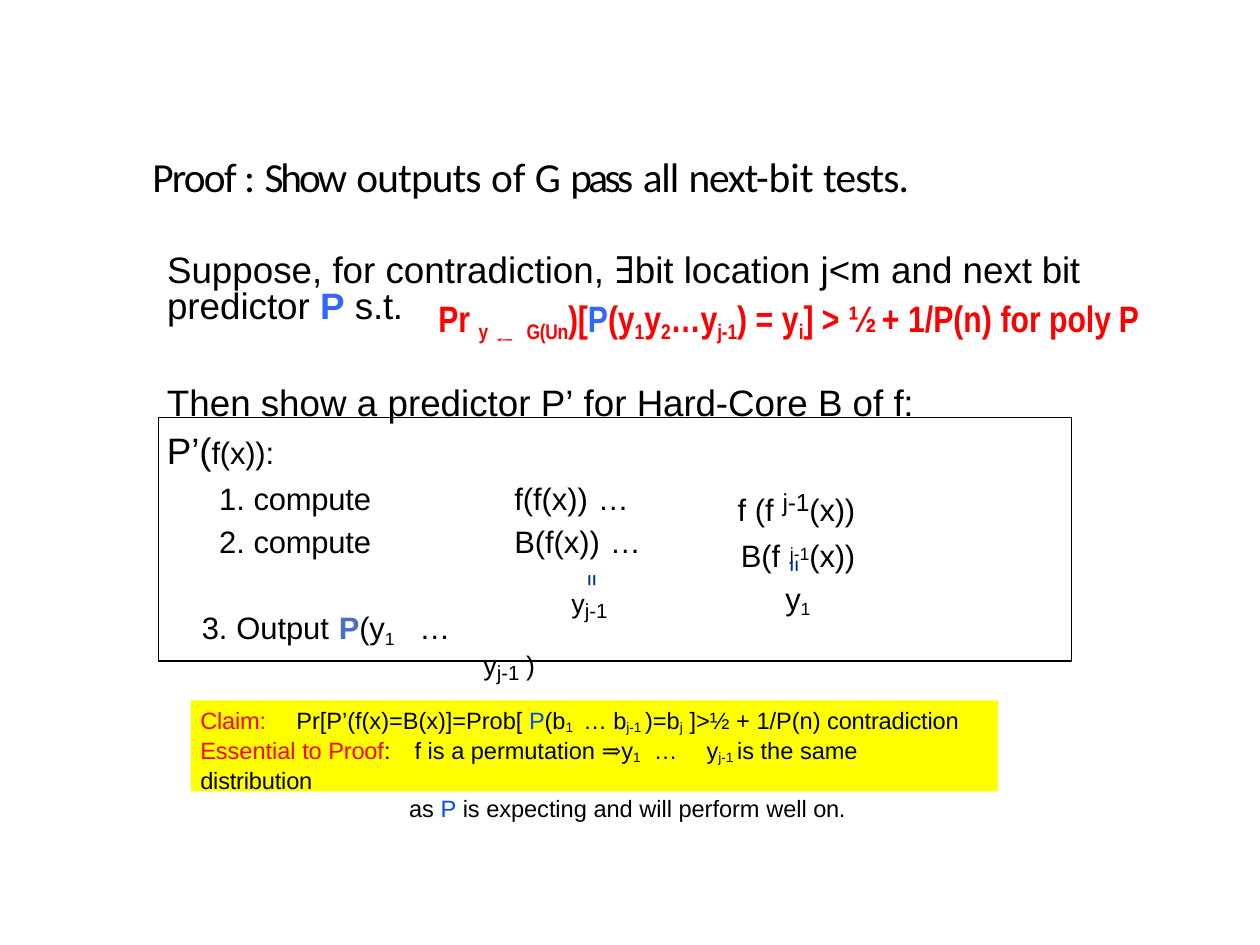
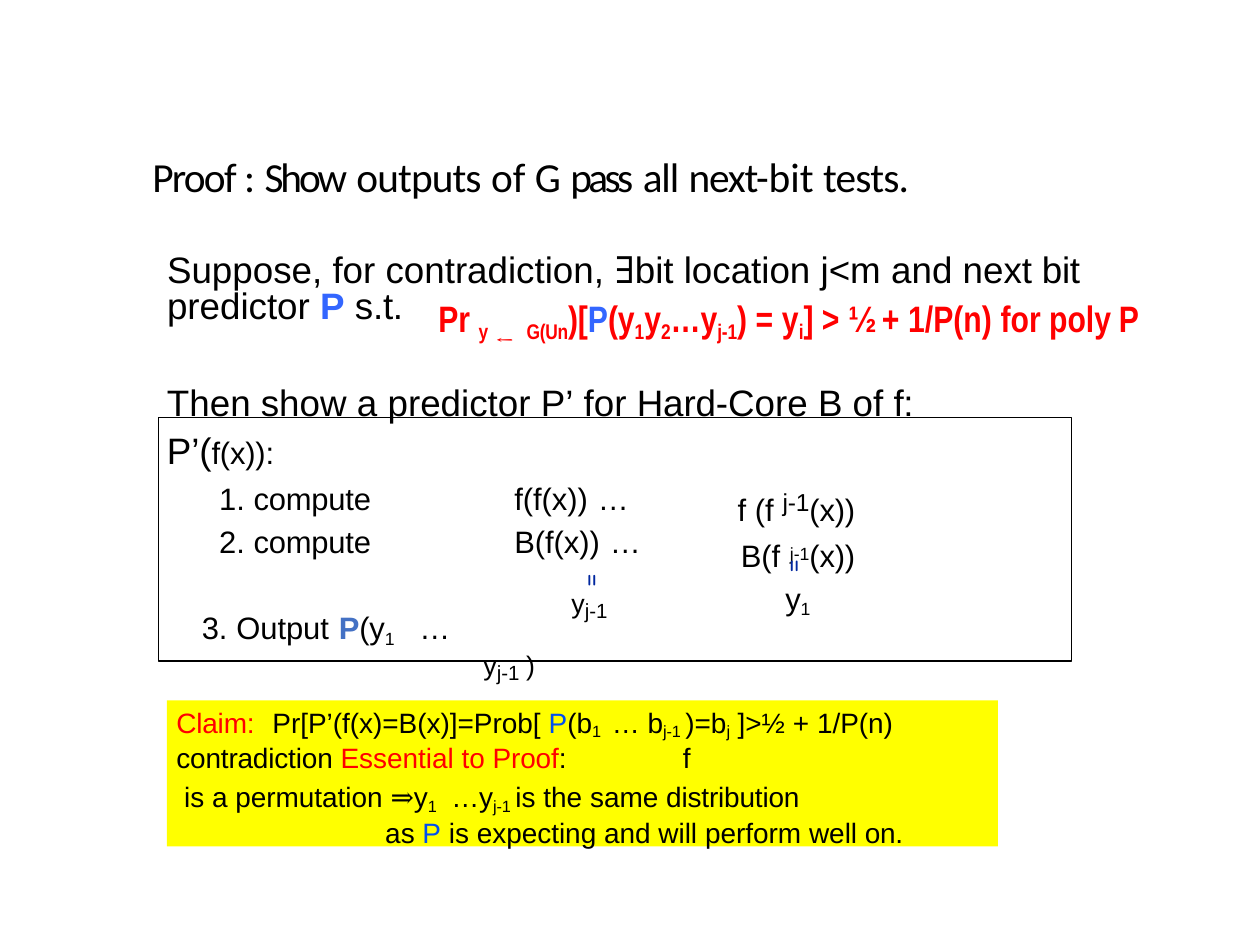
Before and after one commit to mit6875/mit6875.github.io, a slide deck: slide 56 of Slides-2026/lec2.pptx. Drawn at 1260x945 pixels with LibreOffice and Linux fonts; fonts in the diff are those of the drawing. Boxes give left, top, right and bottom in pixels: in the first picture for what was removed or moved away, otherwise in the second. Text is boxed around its words. In the diff, an @@ line names an element or a change of style, - is before the commit and + after.

```diff
--- a/Slides-2026/lec2.pptx
+++ b/Slides-2026/lec2.pptx
@@ rectangle "Claim: Pr[P’(f(x)=B(x)]=Prob[ P(b1 … bj-1 ...": place and size @@
-rectangle "Claim: Pr[P’(f(x)=B(x)]=Prob[ P(b1 … bj-1 ..." at [190,701,998,791]
+rectangle "Claim: Pr[P’(f(x)=B(x)]=Prob[ P(b1 … bj-1 ..." at [168,701,998,847]
@@ text in rectangle at [176,712,893,815]: text changed; size 13.5 to 16 pt @@
-Claim: Pr[P’(f(x)=B(x)]=Prob[ P(b1 … bj-1 )=bj ]>½ + 1/P(n) contradiction Essential to Proof: f is a permutation ⇒y1 … yj-1 is the same distribution
+Claim: Pr[P’(f(x)=B(x)]=Prob[ P(b1 … bj-1 )=bj ]>½ + 1/P(n) contradiction Essential to Proof: f
+is a permutation ⇒y1 …yj-1 is the same distribution
@@ text in rectangle at [385,822,903,848]: size 13.5 to 16 pt in "as P is expecting and will perform ..." @@
```
Also in this commit, not shown: 6 other slides changed, 1 slide added, 1 slide removed.
